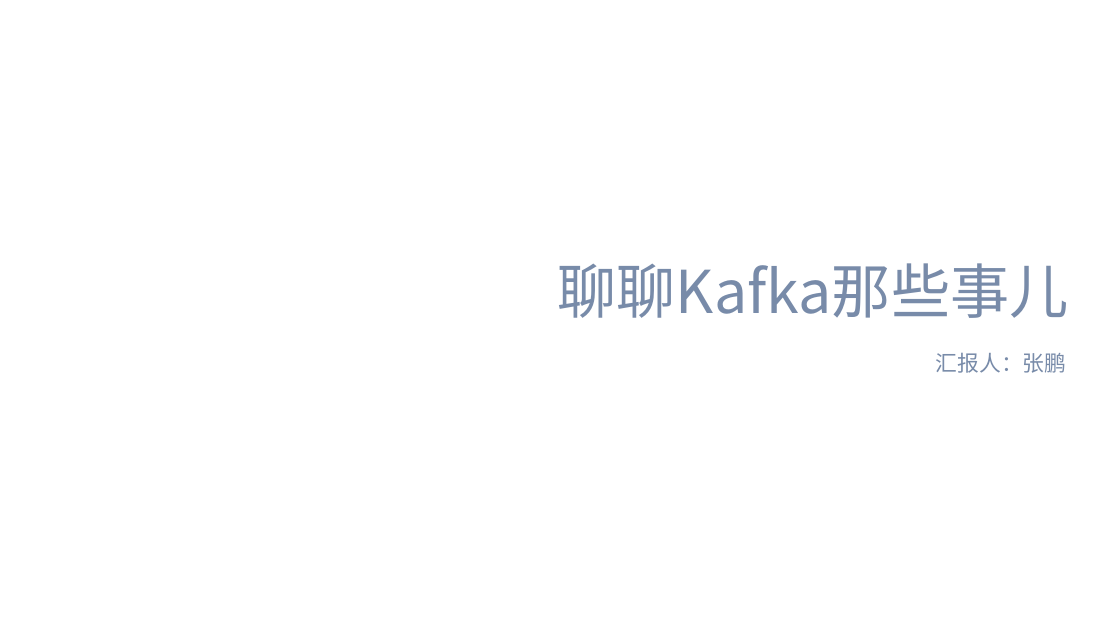
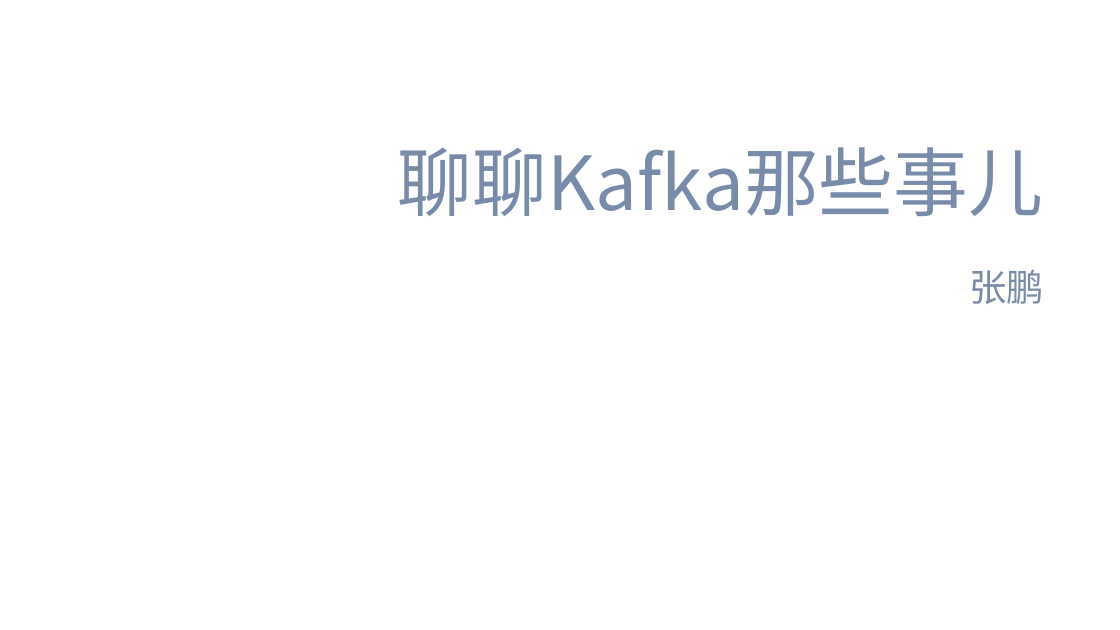
Before and after one commit to dunwu/bigdata-tutorial, a slide deck: slide 1 of assets/kafka/kafka.pptx. Drawn at 1120x630 pixels with LibreOffice and Linux fonts; fonts in the diff are those of the drawing; background and template pictures are left out. Boxes give left, top, right and bottom in pixels: in the first picture for what was removed or moved away, otherwise in the second. Text is boxed around its words. In the diff, an @@ line names an element or a change of style, - is before the commit and + after.

```diff
--- a/assets/kafka/kafka.pptx
+++ b/assets/kafka/kafka.pptx
@@ text "聊聊Kafka那些事儿": place and size @@
-text "聊聊Kafka那些事儿" at <box>558,263,1069,318</box>
+text "聊聊Kafka那些事儿" at <box>398,147,1043,216</box>
@@ text "聊聊Kafka那些事儿" at <box>398,147,1043,216</box>: size 38 to 48 pt @@
@@ text at <box>969,270,1044,304</box>: text changed; size 14 to 24 pt; font Noto Sans CJK SC to Noto Sans CJK JP @@
-汇报人：张鹏
+张鹏
```
Also in this commit, not shown: 15 other slides changed, 7 slides added, 7 slides removed, 5 other files.
